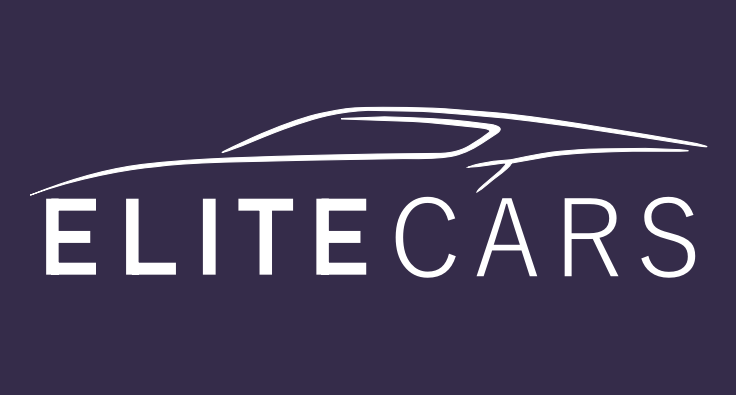
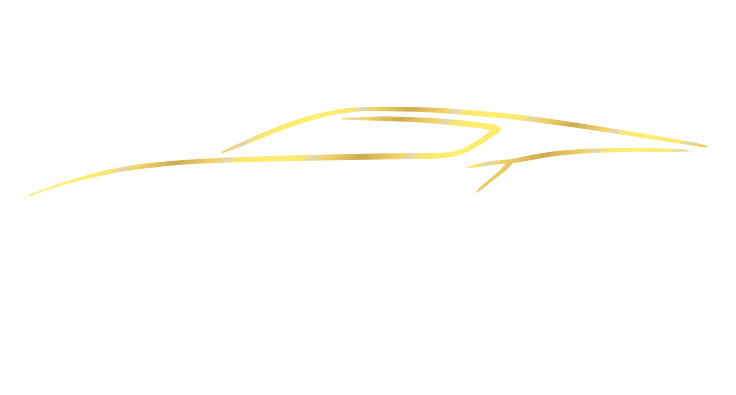
Layer changes from the first 736px x 395px image to the second:
added group "Body" with 4 layers above "logo_v2.png" over [0, 64, 736, 256]
added layer "Non Vector" in group "Body" over [0, 64, 736, 256]
hid "background", painted on it over [0, 0, 736, 395]